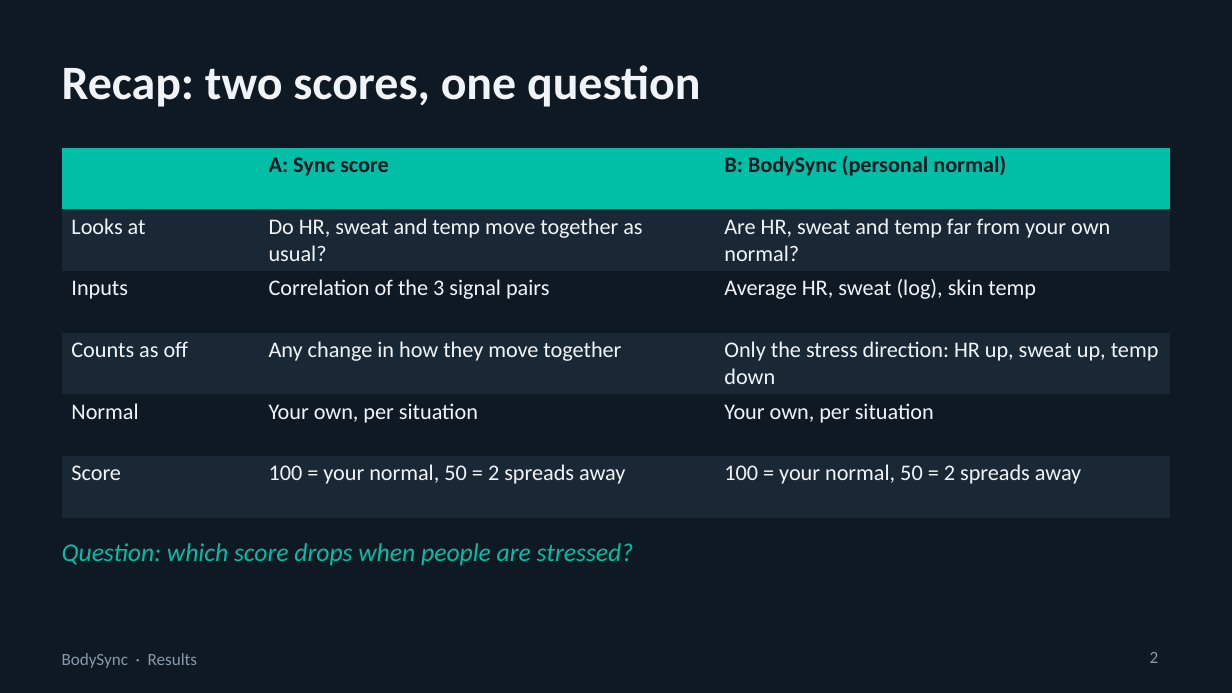
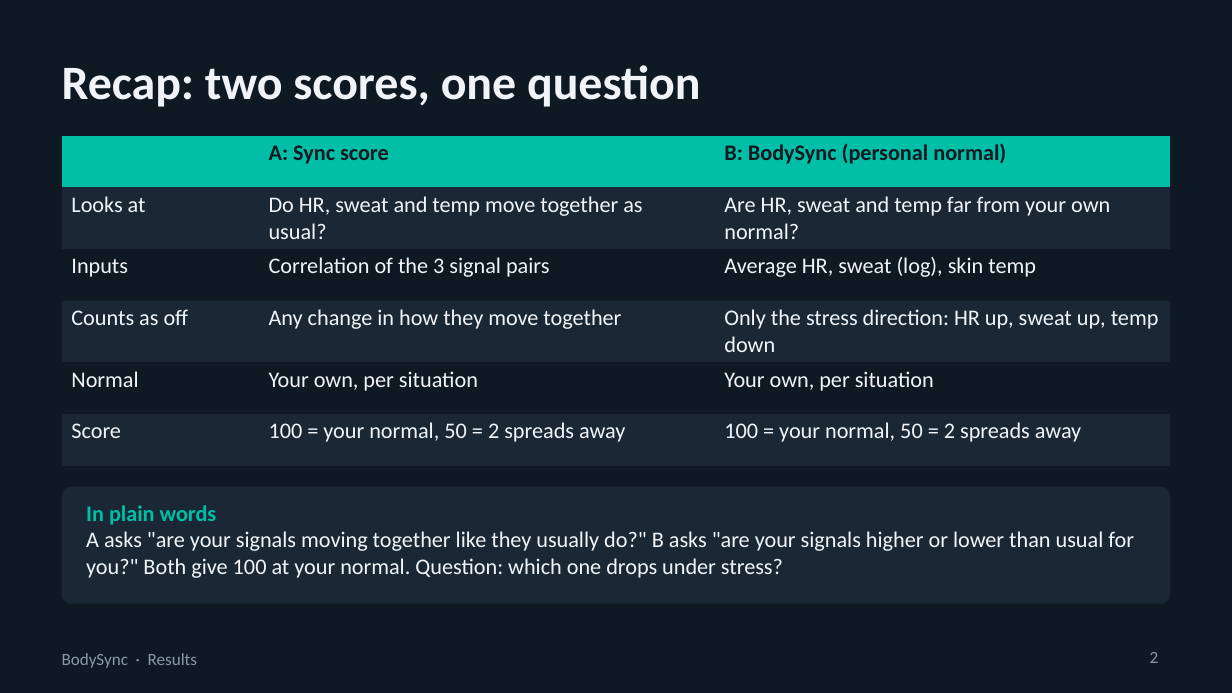
Before and after one commit to swaylakh/bodysync, a slide deck: slide 2 of docs/slides/BodySync_Update.pptx. Drawn at 1232x693 pixels with LibreOffice and Linux fonts; fonts in the diff are those of the drawing. Boxes give left, top, right and bottom in pixels: in the first picture for what was removed or moved away, otherwise in the second. Text is boxed around its words. In the diff, an @@ line names an element or a change of style, - is before the commit and + after.

```diff
--- a/docs/slides/BodySync_Update.pptx
+++ b/docs/slides/BodySync_Update.pptx
@@ table: place and size @@
-table at (62, 148, 1170, 488)
+table at (62, 136, 1170, 446)
@@ rounded rectangle: place and size @@
-rounded rectangle at (62, 543, 634, 565)
+rounded rectangle at (62, 487, 1170, 604)
@@ rounded rectangle at (62, 487, 1170, 604): fill none to #1A2836 @@
@@ text added at (86, 505, 1134, 578), 13 pt, text #F0F4F8 @@
+In plain words
+A asks "are your signals moving together like they usually do?" B asks "are your signals higher or lower than usual for you?" Both give 100 at your normal. Question: which one drops under stress?
@@ text in rounded rectangle at (62, 543, 634, 565): text removed @@
-Question: which score drops when people are stressed?
```
Also in this commit, not shown: 4 other slides changed.
